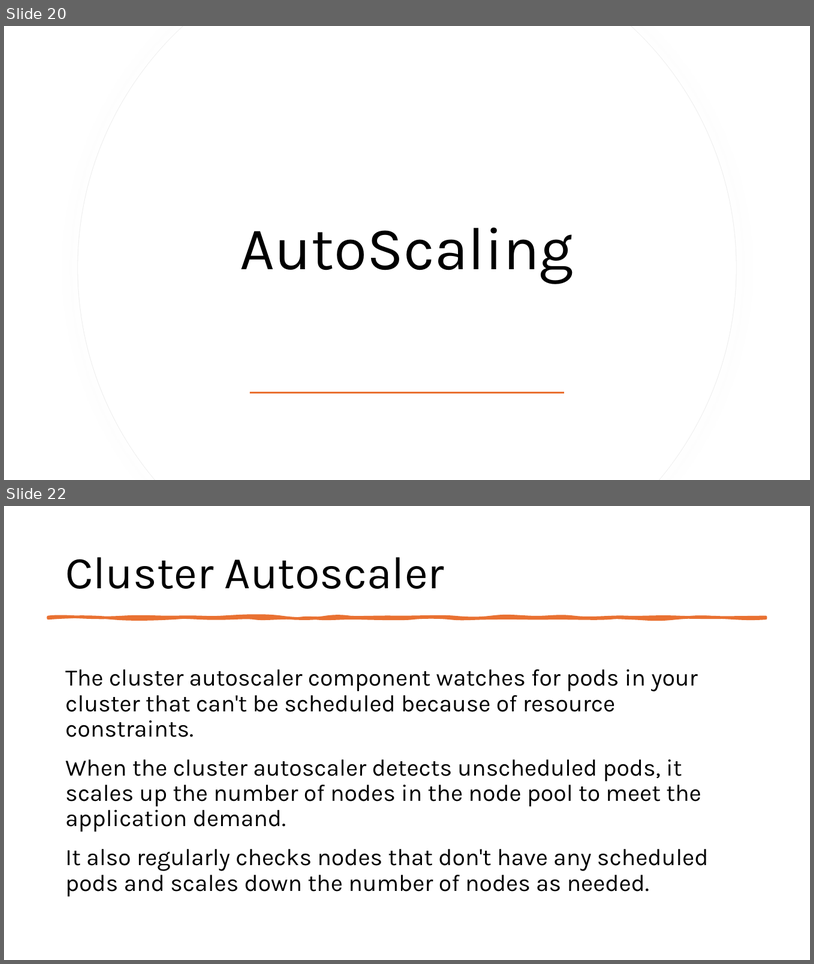
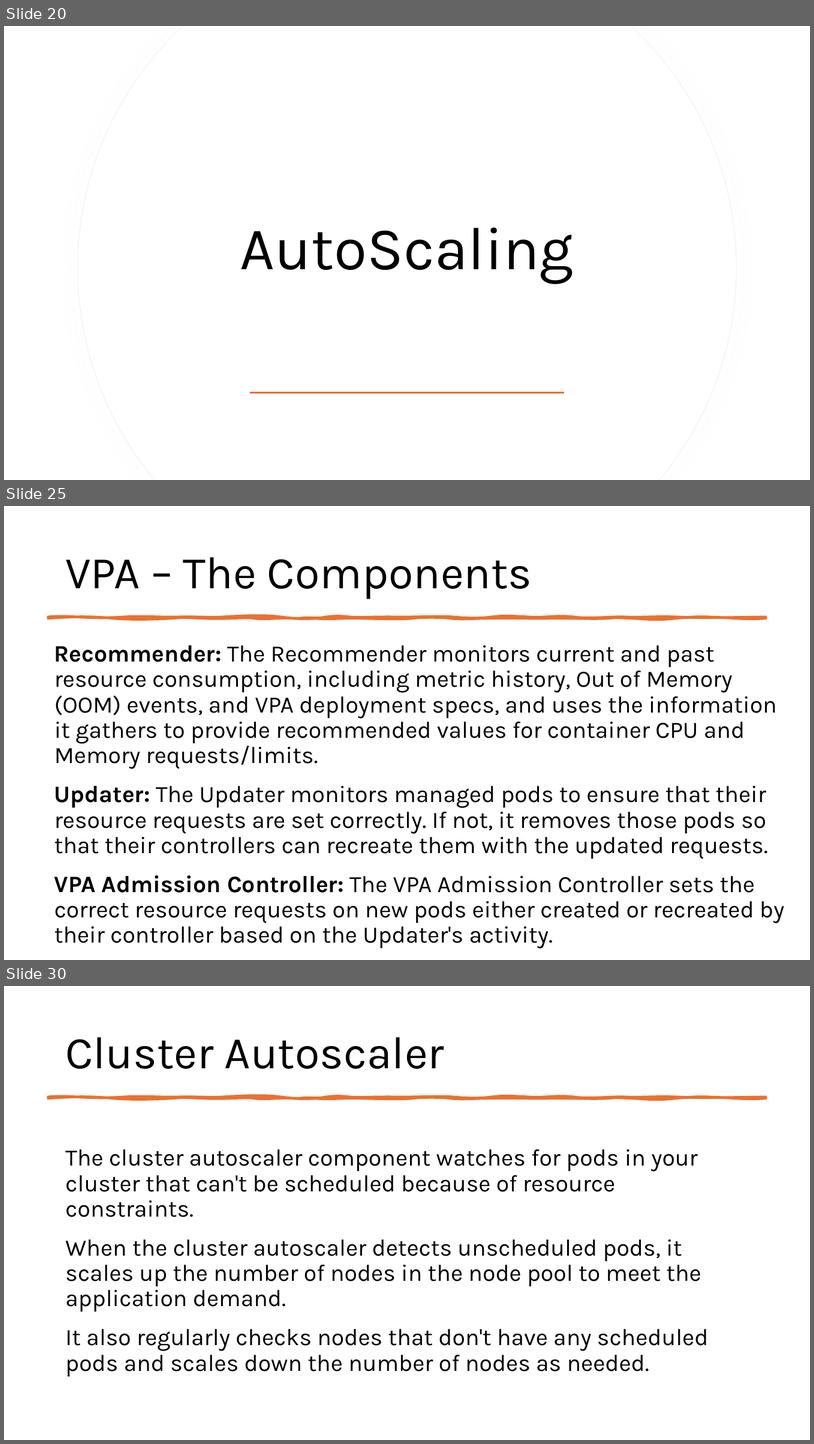
Before and after one commit to fhbilgen/AKSWorkshop, a slide deck: AKS_02_Node_Pools.pptx. Shown one above the other, each under a label of ours: slides 20 and 22 before the commit, slides 20, 25 and 30 after it; the slides between them are not shown. The pictures are 814x964 and 814x1444 pixels, drawn with LibreOffice and Linux fonts; fonts in the diff are those of the drawing. Boxes give left, top, right and bottom in pixels: in the first picture for what was removed or moved away, otherwise in the second. Text is boxed around its words. In the diff, an @@ line names an element or a change of style, - is before the commit and + after.

```diff
--- a/AKS_02_Node_Pools.pptx
+++ b/AKS_02_Node_Pools.pptx
@@ slide 25 added at <box>4,506,810,960</box>, background #FFFFFF @@
@@ title added at <box>65,557,533,599</box>, 54 pt, text #000000 @@
+VPA – The Components
@@ freeform shape added at <box>48,617,766,618</box>, fill #E97132, outline #E97132 3.25 pt @@
@@ text added at <box>54,645,785,948</box>, 28 pt, text #000000 @@
+Recommender: The Recommender monitors current and past resource consumption, including metric history, Out of Memory (OOM) events, and VPA deployment specs, and uses the information it gathers to provide recommended values for container CPU and Memory requests/limits.
+Updater: The Updater monitors managed pods to ensure that their resource requests are set correctly. If not, it removes those pods so that their controllers can recreate them with the updated requests.
+VPA Admission Controller: The VPA Admission Controller sets the correct resource requests on new pods either created or recreated by their controller based on the Updater's activity.
@@ what was slide 22 is now slide 30 @@
```
Also in this commit, not shown: 1 slide changed, 7 other slides added, 7 other files.
